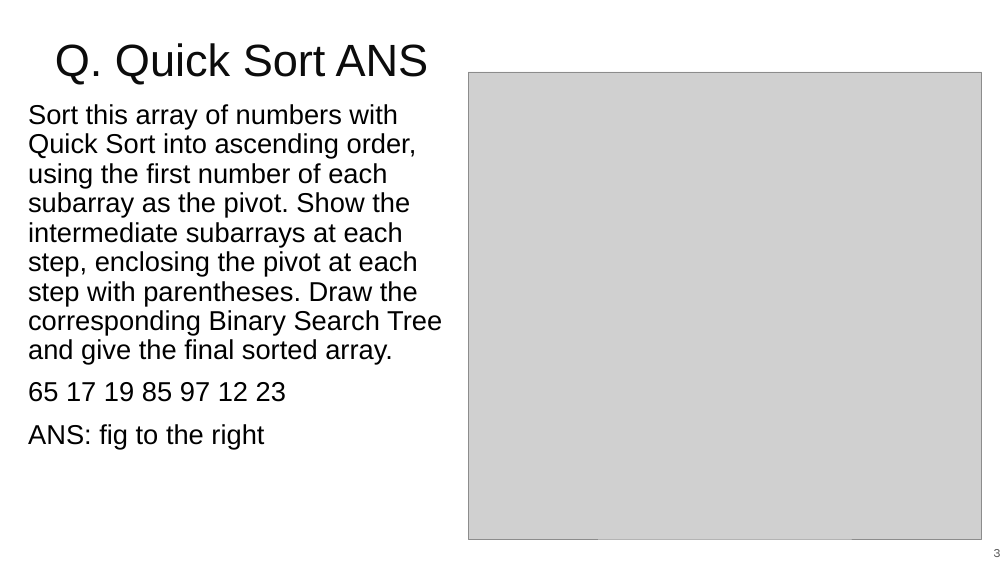
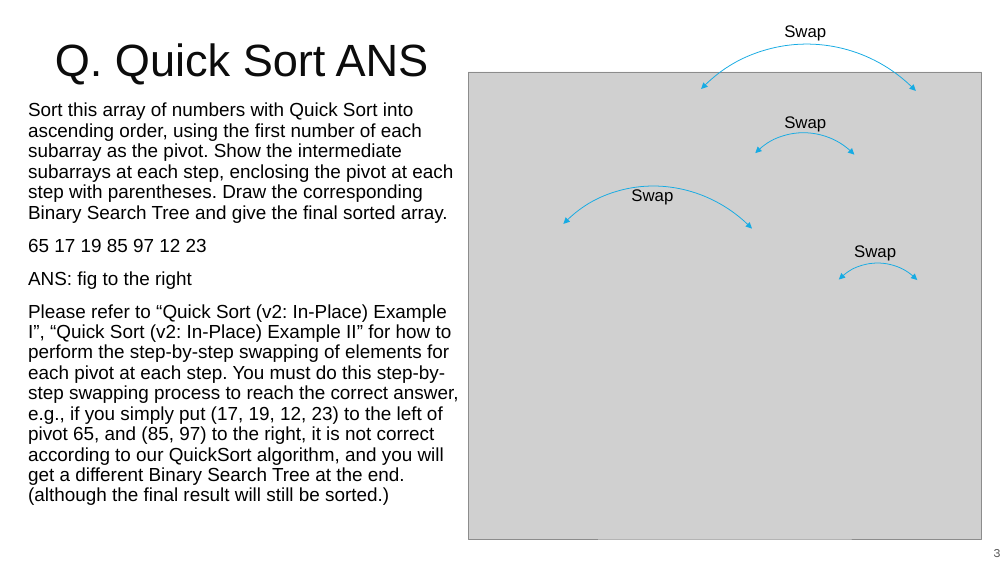
Before and after one commit to guhofstra/CSC111Fa25, a slide deck: slide 3 of PPTs/Lecture 15-sorting Exercises ANS.pptx. Drawn at 1008x567 pixels with LibreOffice and Linux fonts; fonts in the diff are those of the drawing; grey boxes stand for pictures. Boxes give left, top, right and bottom in pixels: in the first picture for what was removed or moved away, otherwise in the second. Text is boxed around its words. In the diff, an @@ line names an element or a change of style, - is before the commit and + after.

```diff
--- a/PPTs/Lecture 15-sorting Exercises ANS.pptx
+++ b/PPTs/Lecture 15-sorting Exercises ANS.pptx
@@ arc (boxed as its full ellipse) added at [600, 0, 1008, 402], outline #16ABE4 0.75 pt @@
@@ text added at [784, 25, 826, 41], 16 pt, text #000000 @@
+Swap
@@ text at [28, 102, 453, 289]: size 26 to 18 pt in "Sort this array of numbers with Quick ...", "65 17 19 85 97 12 23", "ANS: fig to the right" @@
@@ arc (boxed as its full ellipse) added at [709, 104, 902, 298], outline #16ABE4 0.75 pt @@
@@ text added at [784, 116, 826, 132], 16 pt, text #000000 @@
+Swap
@@ arc (boxed as its full ellipse) added at [476, 132, 845, 500], outline #16ABE4 0.75 pt @@
@@ text added at [631, 187, 673, 205], 16 pt, text #000000 @@
+Swap
@@ arc (boxed as its full ellipse) added at [802, 240, 956, 394], outline #16ABE4 0.75 pt @@
@@ text added at [854, 245, 896, 261], 16 pt, text #000000 @@
+Swap
@@ text at [28, 304, 458, 505]: paragraph added @@
+Please refer to “Quick Sort (v2: In-Place) Example I”, “Quick Sort (v2: In-Place) Example II” for how to perform the step-by-step swapping of elements for each pivot at each step. You must do this step-by-step swapping process to reach the correct answer, e.g., if you simply put (17, 19, 12, 23) to the left of pivot 65, and (85, 97) to the right, it is not correct according to our QuickSort algorithm, and you will get a different Binary Search Tree at the end. (although the final result will still be sorted.)
```
Also in this commit, not shown: 1 other slide changed, 2 other files.
